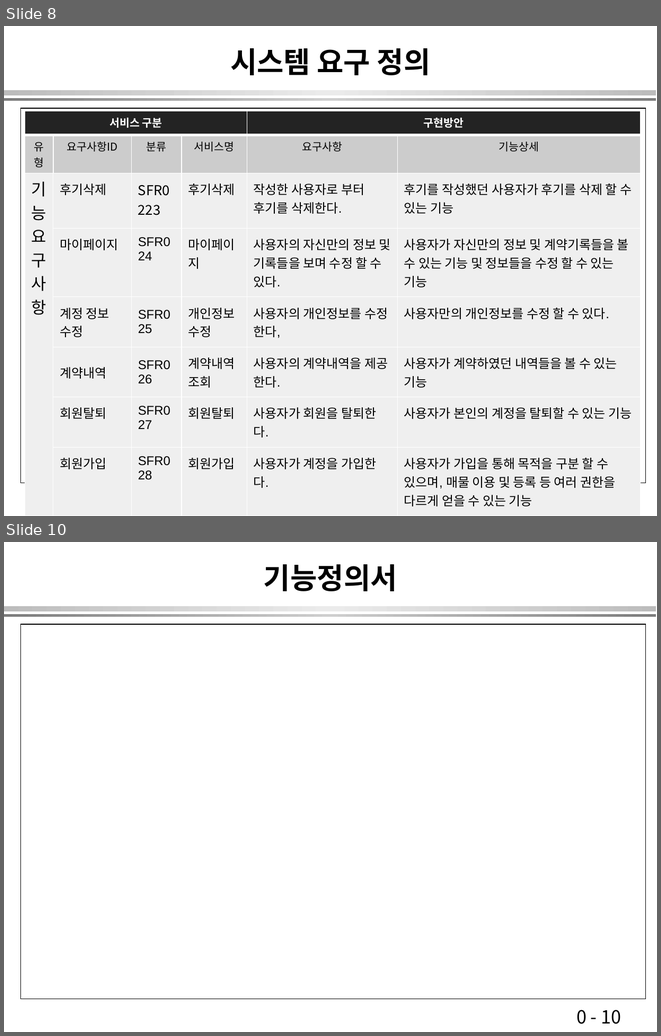
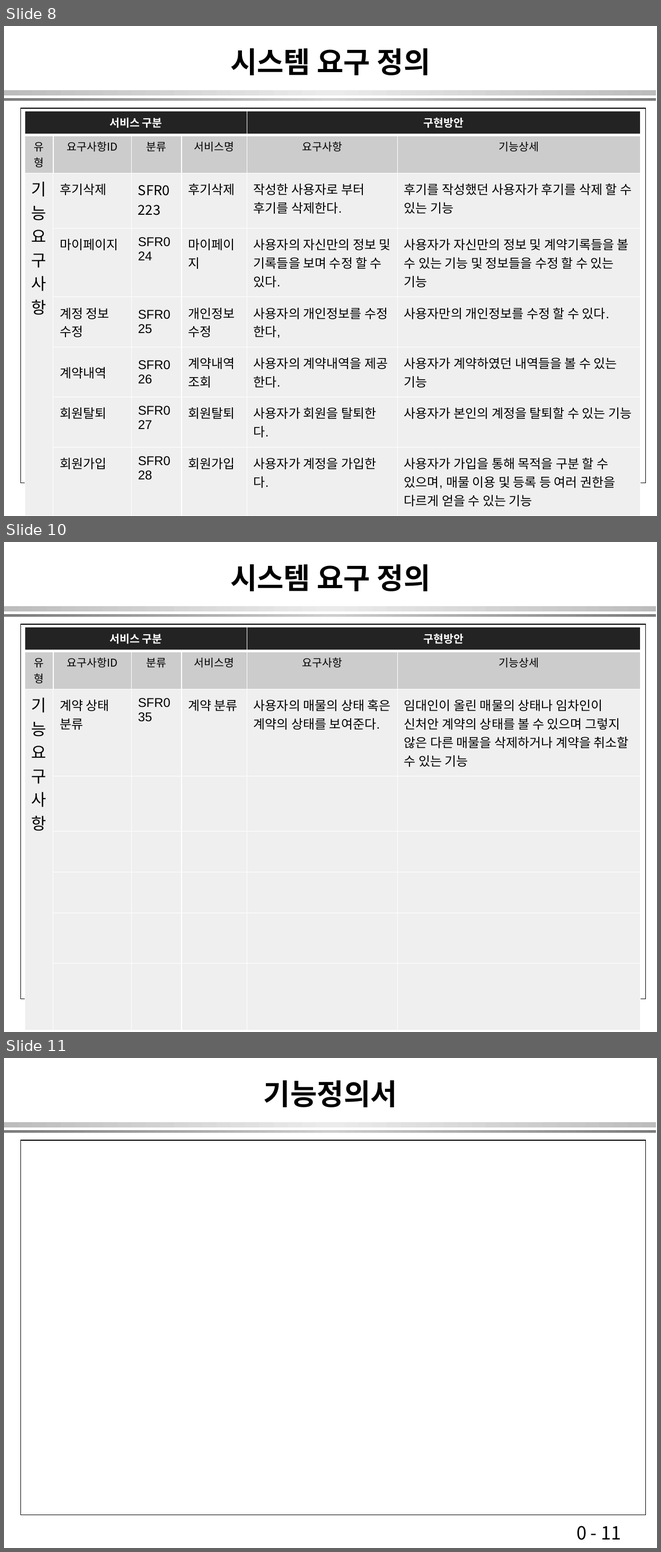
Before and after one commit to EtriProperty/Property, a slide deck: docs/pro.pptx. Shown one above the other, each under a label of ours: slides 8 and 10 before the commit, slides 8, 10 and 11 after it; the slides between them are not shown. The pictures are 661x1036 and 661x1552 pixels, drawn with LibreOffice and Linux fonts; fonts in the diff are those of the drawing. Boxes give left, top, right and bottom in pixels: in the first picture for what was removed or moved away, otherwise in the second. Text is boxed around its words. In the diff, an @@ line names an element or a change of style, - is before the commit and + after.

```diff
--- a/docs/pro.pptx
+++ b/docs/pro.pptx
@@ slide 10 added at <box>4,542,657,1032</box>, background #FFFFFF; not listed: 3 template elements that a slide beside it also shows @@
@@ title added at <box>230,564,431,591</box>, 32 pt, text #000000, bold @@
+시스템 요구 정의
@@ table added at <box>25,627,641,841</box>, 8 rows, 6 columns @@
+서비스 구분 |  |  |  | 구현방안 | 
+유형 | 요구사항ID | 분류 | 서비스명 | 요구사항 | 기능상세
+기능요구사항 | 계약 상태 분류 | SFR035 | 계약 분류 | 사용자의 매물의 상태 혹은 계약의 상태를 보여준다. | 임대인이 올린 매물의 상태나 임차인이 신처안 계약의 상태를 볼 수 있으며 그렇지 않은 다른 매물을 삭제하거나 계약을 취소할 수 있는 기능
+ |  |  |  |  | 
+ |  |  |  |  | 
+ |  |  |  |  | 
+ |  |  |  |  | 
+ |  |  |  |  | 
@@ what was slide 10 is now slide 11 @@
@@ page number at <box>576,1525,621,1540</box>: text changed @@
-0 - 10
+0 - 11
```
Also in this commit, not shown: 1 slide changed, 1 other file.
